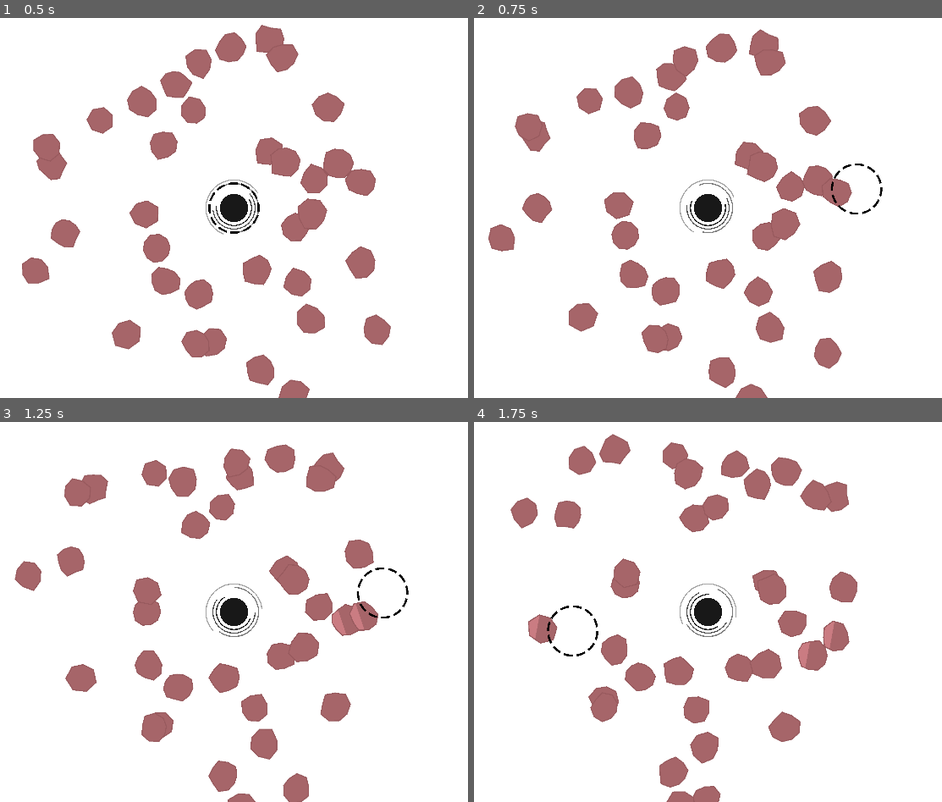
Above: before the commit, frames 1-4 (two rows, left to right).
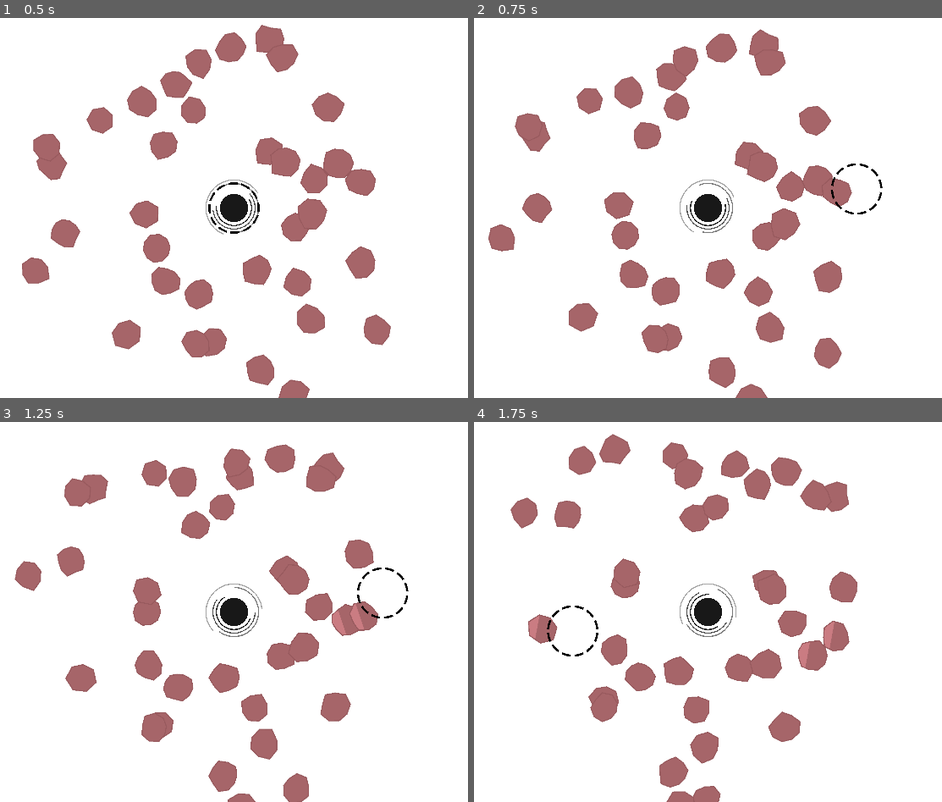
Above: after the commit, the same moments.

Repository: fatihceyln/a-game-about-feeding-a-black-hole
Game: Godot game, scene res://main/main.tscn
Two runs of this game, one before a commit and one after it. Both use one fixed random seed, a clock stepped at 60 frames per second and the inputs below. The project has no main scene, so this scene is started directly.
Inputs (mouse positions are in pixels of both pictures, inside the frame that each line leads up to):
- Up to frame 1 (0.5 s): no input
- Up to frame 2 (0.75 s): move the mouse to (857, 189) at 0.52 s
- Up to frame 3 (1.25 s): no input
- Up to frame 4 (1.75 s): move the mouse to (572, 631) at 1.27 s

Frame 1 is identical in both runs. In frame 2, 0.1% of the frame differs, in the area x 76-88%, y 38-52%; in frame 3, 0.1%; in frame 4, less than 0.1%.

Commit message:
Add speed boost functionality to Clicker and enhance hit animation with speed tweening for improved visual feedback

Diff:
--- a/clicker/clicker.gd
+++ b/clicker/clicker.gd
@@ -9,14 +9,14 @@
 @onready var collision_shape: CollisionShape2D = $CollisionShape2D
 
 var angle_offset: float = 0.0
-
+var speed_boost: float = 0.0
 
 func _ready() -> void:
 	var circle: CircleShape2D = collision_shape.shape as CircleShape2D
 	circle.radius = RADIUS
 
 func _process(delta: float) -> void:
-	angle_offset = wrapf(angle_offset + (delta * SPEED), 0.0, TAU)
+	angle_offset = wrapf(angle_offset + (delta * (SPEED + speed_boost)), 0.0, TAU)
 	queue_redraw()
 
 
@@ -30,6 +30,14 @@
 
 
 func play_hit_animation() -> void:
-	var tween: Tween = create_tween()
-	tween.tween_property(self, "scale", Vector2(1.2, 1.2), 0.1).set_ease(Tween.EASE_OUT).set_trans(Tween.TRANS_QUAD)
-	tween.tween_property(self, "scale", Vector2.ONE, 0.1).set_ease(Tween.EASE_IN).set_trans(Tween.TRANS_QUAD)
+	var scale_tween: Tween = create_tween()
+	scale_tween.tween_property(self, "scale", Vector2(1.2, 1.2), 0.1)\
+		.set_ease(Tween.EASE_OUT).set_trans(Tween.TRANS_QUAD)
+	scale_tween.tween_property(self, "scale", Vector2.ONE, 0.1)\
+		.set_ease(Tween.EASE_IN).set_trans(Tween.TRANS_QUAD)
+
+	var speed_tween: Tween = create_tween()
+	speed_tween.tween_property(self, "speed_boost", 2, 0.1)\
+		.set_ease(Tween.EASE_IN).set_trans(Tween.TRANS_QUAD)
+	speed_tween.tween_property(self, "speed_boost", 0.0, 0.2)\
+		.set_ease(Tween.EASE_OUT).set_trans(Tween.TRANS_QUAD)
